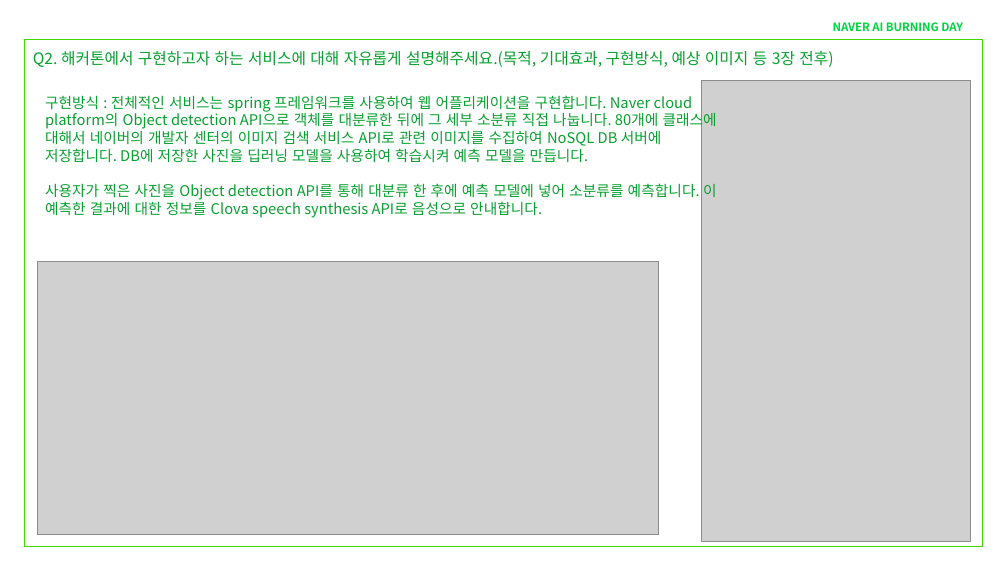
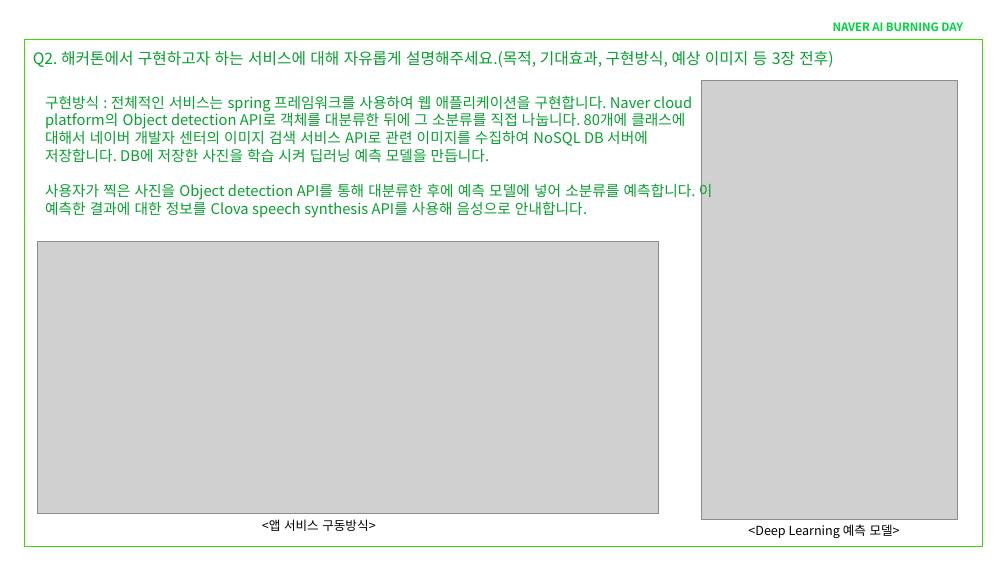
Before and after one commit to GMIMG/Naver-AI-Burning-Day-NAIVER, a slide deck: slide 4 of 기획안/기획안_팀명(기본양식).pptx. Drawn at 1008x567 pixels with LibreOffice and Linux fonts; fonts in the diff are those of the drawing; grey boxes stand for pictures. Boxes give left, top, right and bottom in pixels: in the first picture for what was removed or moved away, otherwise in the second. Text is boxed around its words. In the diff, an @@ line names an element or a change of style, - is before the commit and + after.

```diff
--- a/기획안/기획안_팀명(기본양식).pptx
+++ b/기획안/기획안_팀명(기본양식).pptx
@@ picture: place and size @@
-picture at (702, 80, 970, 541)
+picture at (702, 80, 957, 520)
@@ text at (45, 95, 713, 218): text changed @@
-구현방식 : 전체적인 서비스는 spring 프레임워크를 사용하여 웹 어플리케이션을 구현합니다. Naver cloud platform의 Object detection API으로 객체를 대분류한 뒤에 그 세부 소분류 직접 나눕니다. 80개에 클래스에 대해서 네이버의 개발자 센터의 이미지 검색 서비스 API로 관련 이미지를 수집하여 NoSQL DB 서버에 저장합니다. DB에 저장한 사진을 딥러닝 모델을 사용하여 학습시켜 예측 모델을 만듭니다.
-사용자가 찍은 사진을 Object detection API를 통해 대분류 한 후에 예측 모델에 넣어 소분류를 예측합니다. 이 예측한 결과에 대한 정보를 Clova speech synthesis API로 음성으로 안내합니다.
+구현방식 : 전체적인 서비스는 spring 프레임워크를 사용하여 웹 애플리케이션을 구현합니다. Naver cloud platform의 Object detection API로 객체를 대분류한 뒤에 그 소분류를 직접 나눕니다. 80개에 클래스에 대해서 네이버 개발자 센터의 이미지 검색 서비스 API로 관련 이미지를 수집하여 NoSQL DB 서버에 저장합니다. DB에 저장한 사진을 학습 시켜 딥러닝 예측 모델을 만듭니다.
+사용자가 찍은 사진을 Object detection API를 통해 대분류한 후에 예측 모델에 넣어 소분류를 예측합니다. 이 예측한 결과에 대한 정보를 Clova speech synthesis API를 사용해 음성으로 안내합니다.
@@ picture: place and size @@
-picture at (38, 262, 659, 534)
+picture at (38, 241, 659, 513)
@@ text added at (262, 519, 375, 531), 12 pt, text #000000 @@
+<앱 서비스 구동방식>
@@ text added at (748, 524, 900, 538), 12 pt, text #000000 @@
+<Deep Learning 예측 모델>
```
Also in this commit, not shown: 4 other slides changed, 2 other files.
